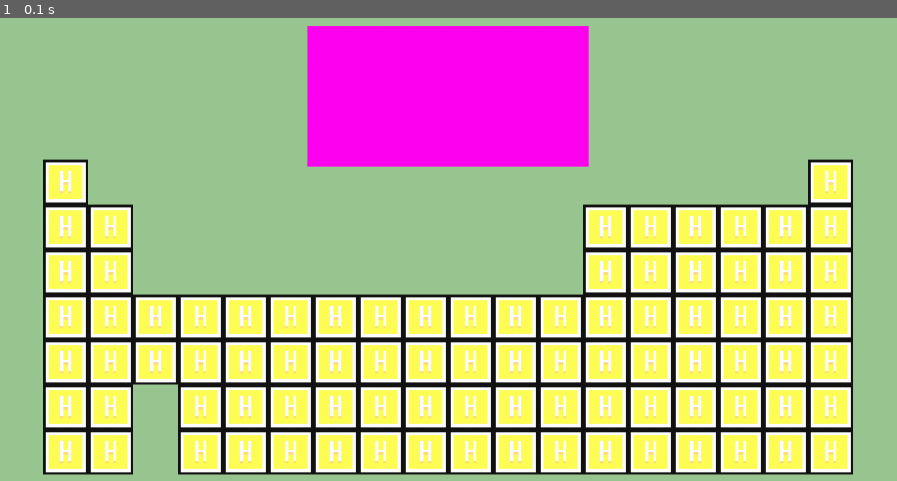
Above: before the commit, frame 1.
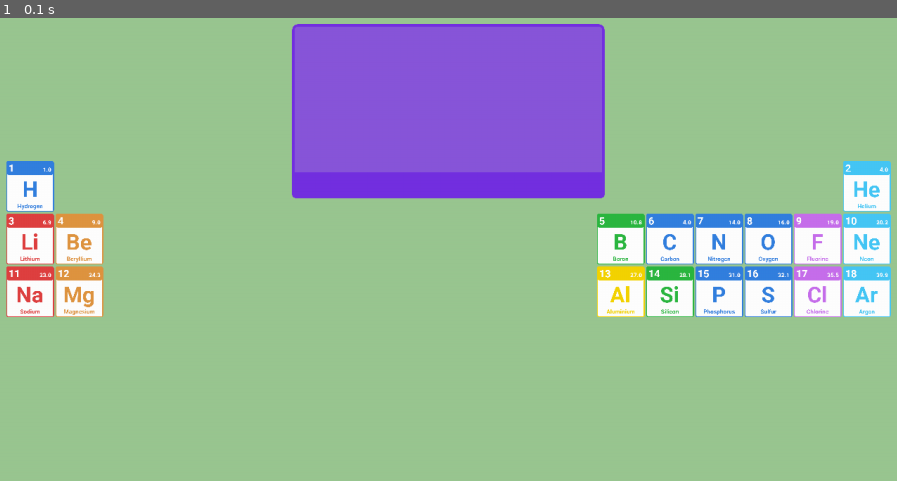
Above: after the commit, the same moment.

Repository: 15collinst/Pygame
Game: pygame game, started from main.py
Two runs of this game, one before a commit and one after it. Both use one fixed random seed, a clock stepped at 60 frames per second and the inputs below.
Inputs:
- Up to frame 1 (0.1 s): no input

The runs differ from the first frame. In frame 1, 58% of the frame differs, in the area x 0-100%, y 1-99%.

Commit message:
New Style

Diff:
--- a/button.py
+++ b/button.py
@@ -9,6 +9,9 @@
 		self.rect = self.image.get_rect()
 		self.rect.topleft = (x, y)
 		self.clicked = False
+
+	def get_width(width):
+		return width
 
 	def draw(self, surface):
 		action = False
@@ -29,6 +32,14 @@
 
 		return action
 
+
+class Reaction_Chamber(Button):
+	def __init__(self, x, y, image, scale):
+		super().__init__(x, y, image, scale)
+
+	#350
+	#117
+
 	def hover(self, surface):
 		hover = False
 
--- a/main.py
+++ b/main.py
@@ -2,29 +2,26 @@
 import setup
 import sprite
 import button
+import time
 
 # create display window
 SCREEN_HEIGHT = 720
 SCREEN_WIDTH = 1280
 
 # pygame config
-screen = pygame.display.set_mode((SCREEN_WIDTH, SCREEN_HEIGHT))
+SCREEN = pygame.display.set_mode((SCREEN_WIDTH, SCREEN_HEIGHT))
 pygame.display.set_caption('Periodic Table')
 
 # position of the table
-PERIODIC_TABLE_X = (SCREEN_WIDTH - 1152) / 2 #centers the periodic table
+PERIODIC_TABLE_X = (SCREEN_WIDTH - 1260) / 2 #centers the periodic table
 PERIODIC_TABLE_Y = (SCREEN_HEIGHT - 500)
 
-REACTION_CHAMBER_X = (SCREEN_WIDTH - 400) / 2
+REACTION_CHAMBER_X = (SCREEN_WIDTH - (1280*0.35)) / 2
 
 # coordinates of table
 TABLE = [[1,18],
 [1,2,13,14,15,16,17,18],
-[1,2,13,14,15,16,17,18],
-[1,2,3,4,5,6,7,8,9,10,11,12,13,14,15,16,17,18],
-[1,2,3,4,5,6,7,8,9,10,11,12,13,14,15,16,17,18],
-[1,2,4,5,6,7,8,9,10,11,12,13,14,15,16,17,18],
-[1,2,4,5,6,7,8,9,10,11,12,13,14,15,16,17,18]]
+[1,2,13,14,15,16,17,18]]
 
 # creates instances of the images
 images = []
@@ -35,8 +32,8 @@
 setup.instance_elements(PERIODIC_TABLE_X, PERIODIC_TABLE_Y, TABLE, images, elements)
 
 #create reaction chamber
-reaction_chamber_img = pygame.image.load("images/reaction_chamber.png").convert_alpha()
-reaction_chamber = button.Button(REACTION_CHAMBER_X, 30, reaction_chamber_img, 1)
+reaction_chamber_img = pygame.image.load("images/RC.png").convert_alpha()
+reaction_chamber = button.Reaction_Chamber(REACTION_CHAMBER_X, 25, reaction_chamber_img, 0.35)
 
 collide = 1
 
@@ -50,25 +47,26 @@
 	mx,my = pygame.mouse.get_pos()
 
 	# nice green background
-	screen.fill((154, 199, 145))
+	SCREEN.fill((154, 199, 145))
 
 	# if player selects an element return element value
-	if reaction_chamber.hover(screen) and spawn and not mouse:
+	if reaction_chamber.hover(SCREEN) and spawn and not mouse:
 		print(clicked)
 		spawn = False
 
+	# if player lets go of mouse get rid of sprite
 	if not mouse:
 		spawn = False
 
 	# loops over all elements drawing them and checking if they have been clicked
-	for i in range(88):
-		if elements[i].draw(screen) and not spawn:
+	for i in range(18):
+		if elements[i].draw(SCREEN) and not spawn:
 			spawn = True
 			clicked = i + 1
 
 	#creates a sprite which tracks the mouse when you hold down
 	if spawn:
-		sprite.spawn(clicked, screen, mx, my)
+		sprite.spawn(clicked, SCREEN, mx, my)
 
 	# event handler
 	for event in pygame.event.get():
--- a/setup.py
+++ b/setup.py
@@ -4,10 +4,10 @@
 # creates instances of the images
 def instance_imgs(arr):
 
-    for i in range(88): # note: range = number of elements
+    for i in range(18): # note: range = number of elements
         i = str(i+1)
-        temp = '1' # note: I havent made the images yet
-        arr.append(pygame.image.load('images/buttons/'+temp+'.png').convert_alpha())
+        img = 'images/elements/'+i+'.png'
+        arr.append(pygame.image.load(img).convert_alpha())
 
     return arr
 
@@ -20,9 +20,9 @@
     for r in table:
         row = row + 1
         for c in r:
-            x = px + ((c - 1) * 64)
-            y = py + ((row - 1) * 64)
-            arr.append(button.Button(x, y, imgs[i], 0.64))
+            x = px + ((c - 1) * 70)
+            y = py + ((row - 1) * 75)
+            arr.append(button.Button(x, y, imgs[i], 0.25))
             i = i + 1
 
     return arr
Binary file added: images/RC.png
Binary file added: images/elements/1.png
Binary file added: images/elements/10.png
Binary file added: images/elements/11.png
Binary file added: images/elements/12.png
Binary file added: images/elements/13.png
Binary file added: images/elements/14.png
Binary file added: images/elements/15.png
Binary file added: images/elements/16.png
Binary file added: images/elements/17.png
Binary file added: images/elements/18.png
Binary file added: images/elements/2.png
(and 9 more such lines)
